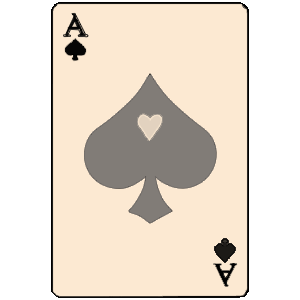
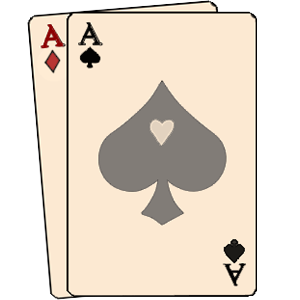
Revision of a layered 300×300 image; what changed, layer by layer:
renamed "Layer 1" to "Card Icon", painted on it over [27, 0, 257, 300]
removed layer "Card Outline copy" from group "Card Icon" over [51, 2, 249, 298]
removed layer "Card Outline" from group "Card Icon" over [51, 2, 249, 298]